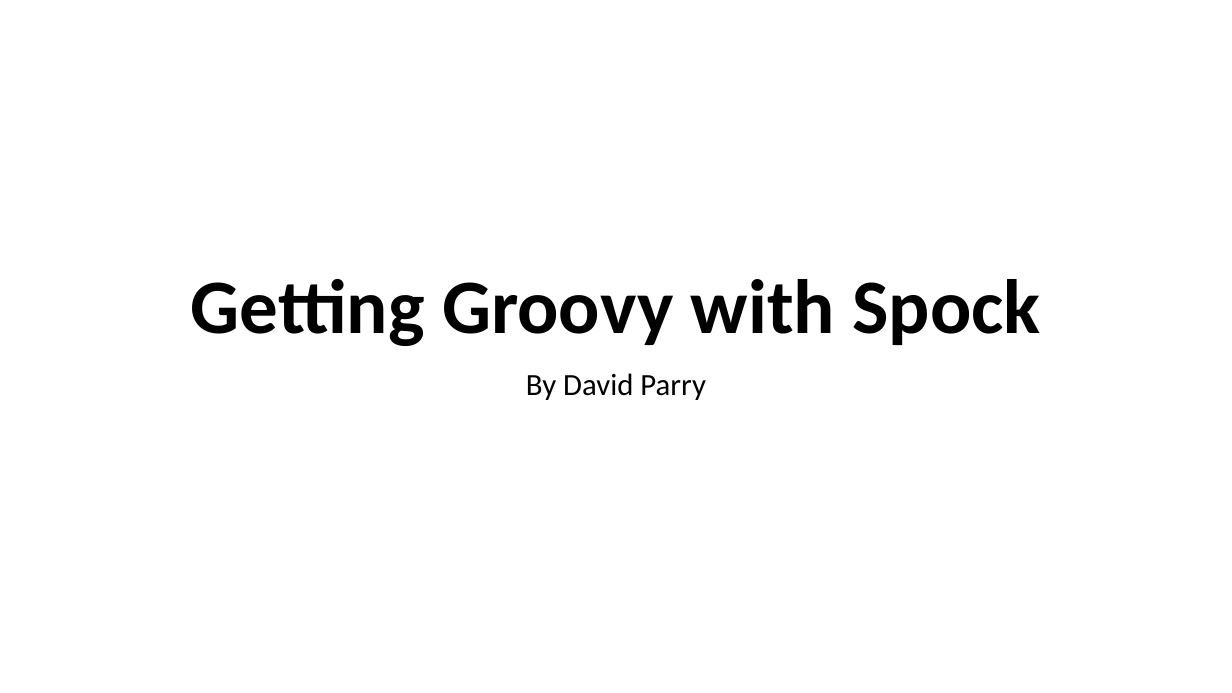
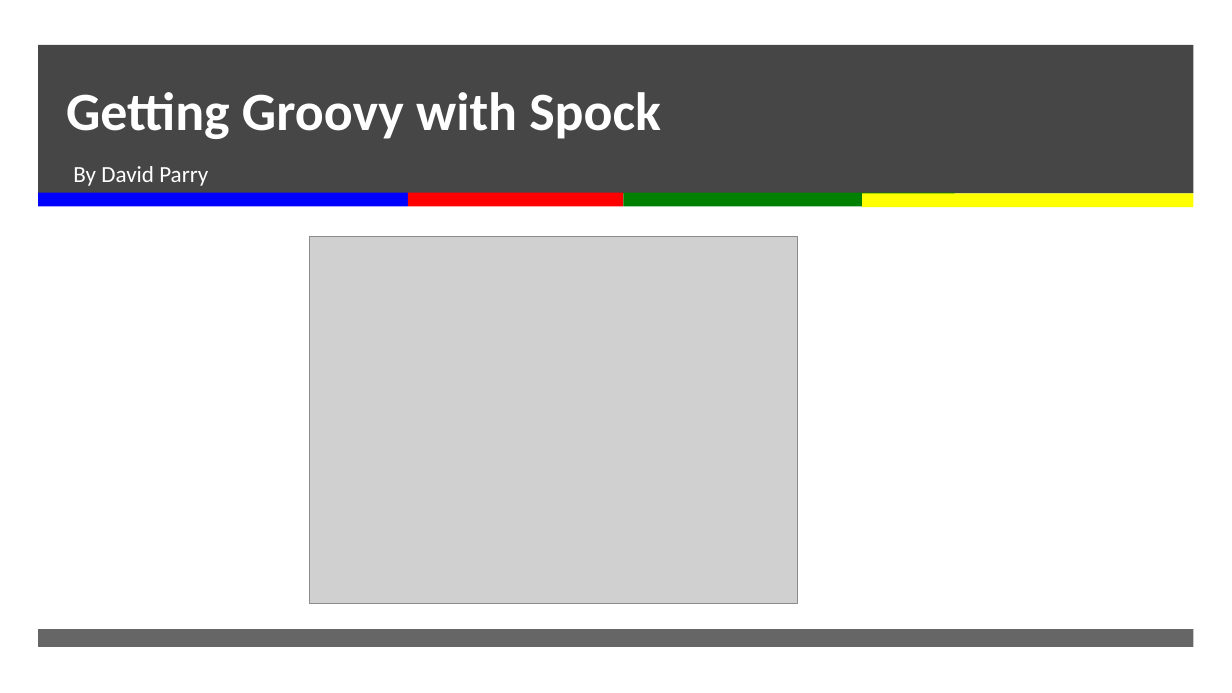
Before and after one commit to davidparry/groovy-spock, a slide deck: slide 1 of presenntation.pptx. Drawn at 1232x693 pixels with LibreOffice and Linux fonts; fonts in the diff are those of the drawing; grey boxes stand for pictures; background and template pictures are left out. Boxes give left, top, right and bottom in pixels: in the first picture for what was removed or moved away, otherwise in the second. Text is boxed around its words. In the diff, an @@ line names an element or a change of style, - is before the commit and + after.

Commit message:
added theme and spock image to powerpoint

```diff
--- a/presenntation.pptx
+++ b/presenntation.pptx
@@ rectangle added at bbox=[38, 45, 1193, 194], fill #262626 at 85% opacity @@
@@ title "Getting Groovy with Spock": place and size @@
-title "Getting Groovy with Spock" at bbox=[191, 279, 1040, 346]
+title "Getting Groovy with Spock" at bbox=[66, 92, 661, 139]
@@ title "Getting Groovy with Spock" at bbox=[66, 92, 661, 139]: size 60 to 42 pt, text colour #000000 to #FFFFFF; alignment centre to left; line spacing 0.9 to 46pt @@
@@ subtitle "By David Parry": place and size @@
-subtitle "By David Parry" at bbox=[526, 373, 706, 400]
+subtitle "By David Parry" at bbox=[73, 166, 208, 186]
@@ subtitle "By David Parry" at bbox=[73, 166, 208, 186]: size 24 to 18 pt, text colour #000000 to #FFFFFF; alignment centre to left; line spacing 0.9 to 1; less space between paragraphs @@
@@ group added at bbox=[38, 193, 1194, 207]: 4 rectangles @@
@@ picture added at bbox=[309, 236, 798, 603] @@
@@ rectangle added at bbox=[38, 629, 1193, 647], fill #262626 at 70% opacity @@
```
Also in this commit, not shown: 4 other slides changed.
